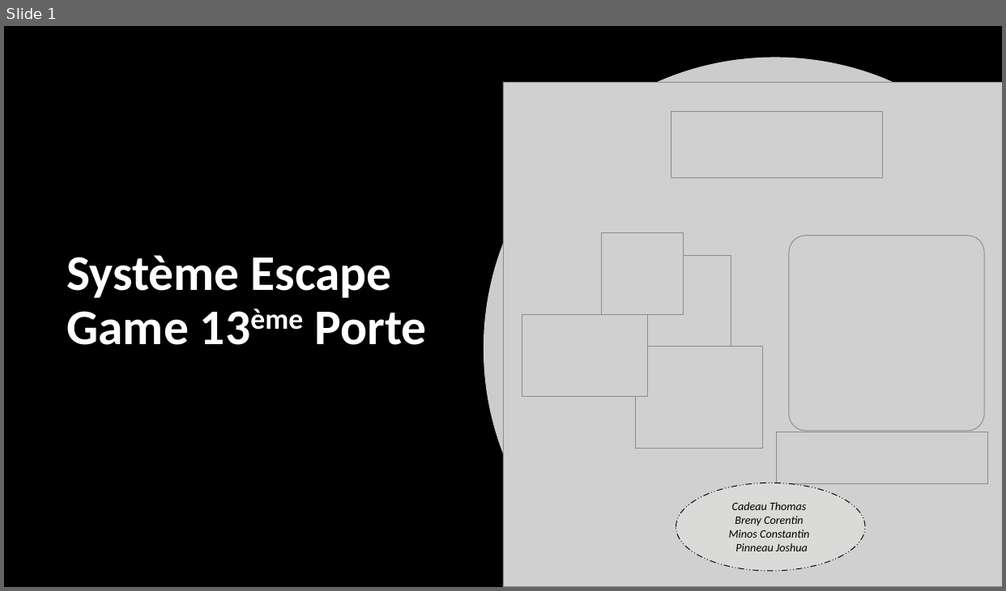
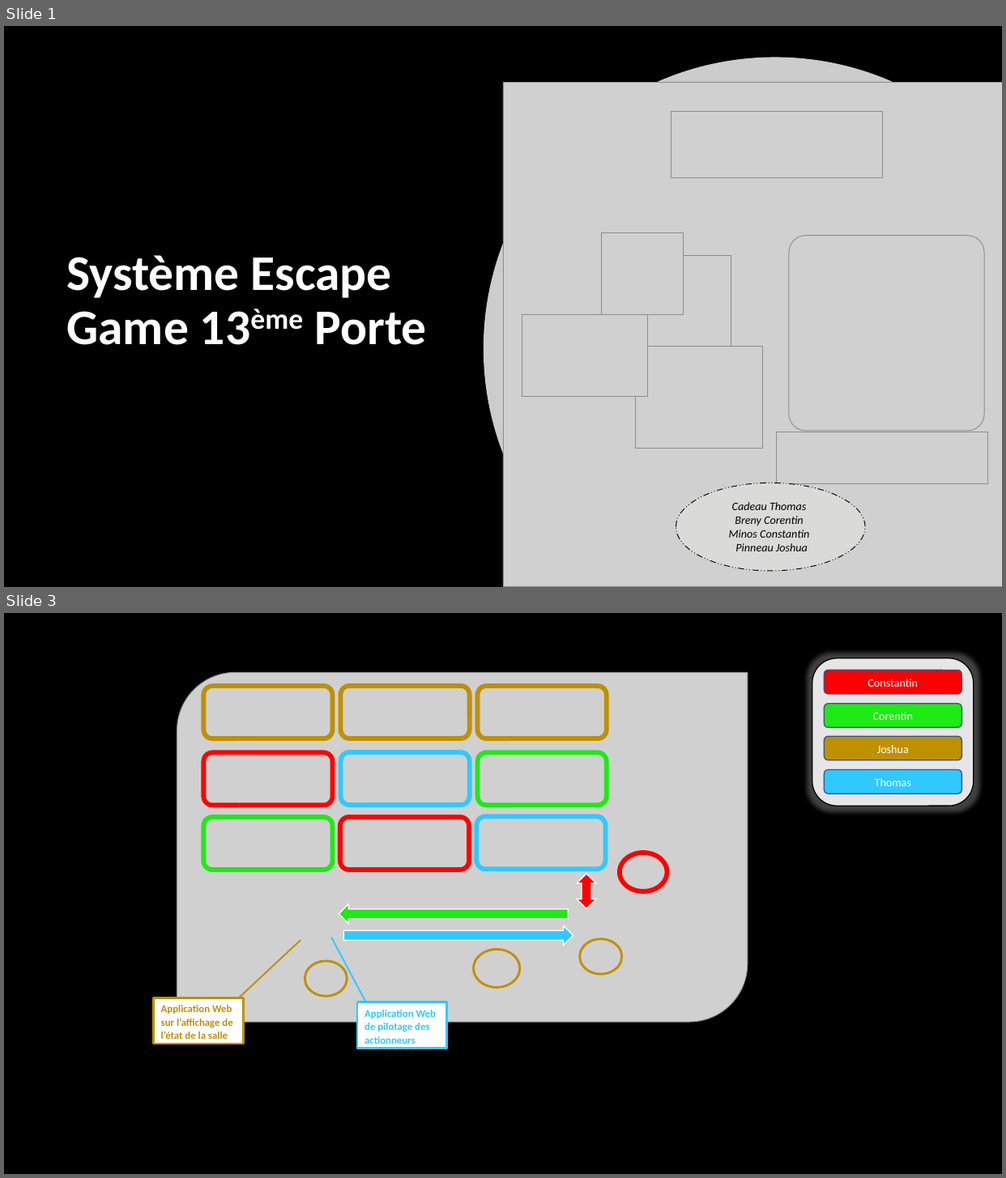
Before and after one commit to corentin-breny/Systeme_Escape_Game_13emePorte, a slide deck: Etudiants/Constantin/Constantin.MInos.RDPno1.pptx. Shown one above the other, each under a label of ours: slide 1 before the commit, slides 1 and 3 after it; the slides between them are not shown. The pictures are 1006x591 and 1006x1178 pixels, drawn with LibreOffice and Linux fonts; fonts in the diff are those of the drawing; grey boxes stand for pictures; background and template pictures are left out. Boxes give left, top, right and bottom in pixels: in the first picture for what was removed or moved away, otherwise in the second. Text is boxed around its words. In the diff, an @@ line names an element or a change of style, - is before the commit and + after.

```diff
--- a/Etudiants/Constantin/Constantin.MInos.RDPno1.pptx
+++ b/Etudiants/Constantin/Constantin.MInos.RDPno1.pptx
@@ slide 3 added at <box>4,613,1002,1174</box>, background picture (left out) @@
@@ rectangle added at <box>4,613,1002,1174</box>, fill #000000 @@
@@ rounded rectangle added at <box>812,658,974,806</box>, fill #E7E6E6, outline #000000 1 pt @@
@@ picture added at <box>177,672,748,1022</box> @@
@@ rounded rectangle added at <box>825,670,962,694</box>, fill #FF0000, outline #325491 1 pt, 11 pt, text #FFFFFF @@
+Constantin
@@ rounded rectangle added at <box>204,687,333,739</box>, outline #BF9000 4.5 pt @@
@@ rounded rectangle added at <box>341,686,470,738</box>, outline #BF9000 4.5 pt @@
@@ rounded rectangle added at <box>478,687,607,739</box>, outline #BF9000 4.5 pt @@
@@ rounded rectangle added at <box>825,704,962,727</box>, fill #1EEA14, outline #325491 1 pt, 11 pt, text #FFFFFF @@
+Corentin
@@ rounded rectangle added at <box>204,753,333,806</box>, outline #FF0000 4.5 pt @@
@@ rounded rectangle added at <box>341,752,470,805</box>, outline #2FC9FF 4.5 pt @@
@@ rounded rectangle added at <box>478,753,607,806</box>, outline #1EEA14 4.5 pt @@
@@ rounded rectangle added at <box>825,736,962,760</box>, fill #BF9000, outline #325491 1 pt, 11 pt, text #FFFFFF @@
+Joshua
@@ rounded rectangle added at <box>825,769,962,794</box>, fill #2FC9FF, outline #325491 1 pt, 11 pt, text #FFFFFF @@
+Thomas
@@ rounded rectangle added at <box>204,817,333,870</box>, outline #1EEA14 4.5 pt @@
@@ rounded rectangle added at <box>340,817,469,870</box>, outline #FF0000 4.5 pt @@
@@ rounded rectangle added at <box>476,816,605,869</box>, outline #2FC9FF 4.5 pt @@
@@ ellipse added at <box>620,853,667,892</box>, outline #FF0000 4.5 pt @@
@@ left right arrow added at <box>577,874,597,909</box>, fill #FF0000, outline #FFFFFF 1 pt @@
@@ right arrow added at <box>339,905,568,924</box>, fill #1EEA14, outline #FFFFFF 1 pt @@
@@ right arrow added at <box>344,926,573,945</box>, fill #2FC9FF, outline #FFFFFF 1 pt @@
@@ line added from (300, 940) to (228, 1008), #BF9000 1.5 pt @@
@@ line added from (332, 938) to (373, 1015), #2FC9FF 1.5 pt @@
@@ ellipse added at <box>473,950,520,988</box>, outline #BF9000 2.25 pt @@
@@ ellipse added at <box>580,939,621,974</box>, outline #BF9000 2.25 pt @@
@@ ellipse added at <box>305,961,347,996</box>, outline #BF9000 2.25 pt @@
@@ rectangle added at <box>154,998,244,1043</box>, fill #FFFFFF, outline #BF9000 2.25 pt, 10 pt, text #BF8F00, bold @@
+Application Web sur l’affichage de l’état de la salle
@@ rectangle added at <box>357,1003,447,1048</box>, fill #FFFFFF, outline #2FC9FF 2.25 pt, 10 pt, text #2FC9FF, bold @@
+Application Web de pilotage des actionneurs
```
Also in this commit, not shown: 6 other slides added, 1 slide removed, 2 other files.
